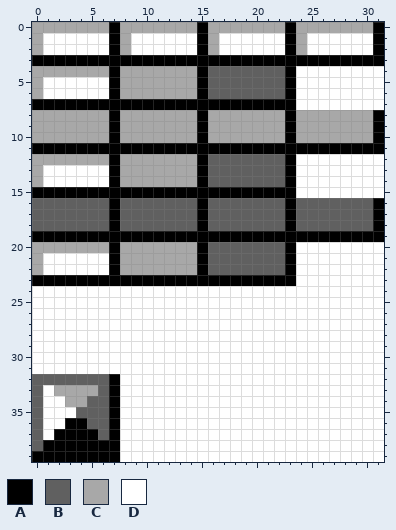
One commit to this pixel-art file: graphics/Bricks.aseprite. That is the earlier state.
32x40 pixels, 1 frame.
Palette (. is transparent): A #000000  B #606060  C #a8a8a8  D #ffffff
Pixels before, first column x 0:
 0 CCCCCCCACCCCCCCACCCCCCCACCCCCCCA
 1 CDDDDDDACDDDDDDACDDDDDDACDDDDDDA
 2 CDDDDDDACDDDDDDACDDDDDDACDDDDDDA
 3 AAAAAAAAAAAAAAAAAAAAAAAAAAAAAAAA
 4 CCCCCCCACCCCCCCABBBBBBBADDDDDDDD
 5 CDDDDDDACCCCCCCABBBBBBBADDDDDDDD
 6 CDDDDDDACCCCCCCABBBBBBBADDDDDDDD
 7 AAAAAAAAAAAAAAAAAAAAAAAADDDDDDDD
 8 CCCCCCCACCCCCCCACCCCCCCACCCCCCCA
 9 CCCCCCCACCCCCCCACCCCCCCACCCCCCCA
10 CCCCCCCACCCCCCCACCCCCCCACCCCCCCA
11 AAAAAAAAAAAAAAAAAAAAAAAAAAAAAAAA
12 CCCCCCCACCCCCCCABBBBBBBADDDDDDDD
13 CDDDDDDACCCCCCCABBBBBBBADDDDDDDD
14 CDDDDDDACCCCCCCABBBBBBBADDDDDDDD
15 AAAAAAAAAAAAAAAAAAAAAAAADDDDDDDD
16 BBBBBBBABBBBBBBABBBBBBBABBBBBBBA
17 BBBBBBBABBBBBBBABBBBBBBABBBBBBBA
18 BBBBBBBABBBBBBBABBBBBBBABBBBBBBA
19 AAAAAAAAAAAAAAAAAAAAAAAAAAAAAAAA
20 CCCCCCCACCCCCCCABBBBBBBADDDDDDDD
21 CDDDDDDACCCCCCCABBBBBBBADDDDDDDD
22 CDDDDDDACCCCCCCABBBBBBBADDDDDDDD
23 AAAAAAAAAAAAAAAAAAAAAAAADDDDDDDD
24 DDDDDDDDDDDDDDDDDDDDDDDDDDDDDDDD
25 DDDDDDDDDDDDDDDDDDDDDDDDDDDDDDDD
26 DDDDDDDDDDDDDDDDDDDDDDDDDDDDDDDD
27 DDDDDDDDDDDDDDDDDDDDDDDDDDDDDDDD
28 DDDDDDDDDDDDDDDDDDDDDDDDDDDDDDDD
29 DDDDDDDDDDDDDDDDDDDDDDDDDDDDDDDD
30 DDDDDDDDDDDDDDDDDDDDDDDDDDDDDDDD
31 DDDDDDDDDDDDDDDDDDDDDDDDDDDDDDDD
32 BBBBBBBADDDDDDDDDDDDDDDDDDDDDDDD
33 BDCCCCBADDDDDDDDDDDDDDDDDDDDDDDD
34 BDDCCBBADDDDDDDDDDDDDDDDDDDDDDDD
35 BDDDBBBADDDDDDDDDDDDDDDDDDDDDDDD
36 BDDAABBADDDDDDDDDDDDDDDDDDDDDDDD
37 BDAAAABADDDDDDDDDDDDDDDDDDDDDDDD
38 BAAAAAAADDDDDDDDDDDDDDDDDDDDDDDD
39 AAAAAAAADDDDDDDDDDDDDDDDDDDDDDDD
The same view after the edit:
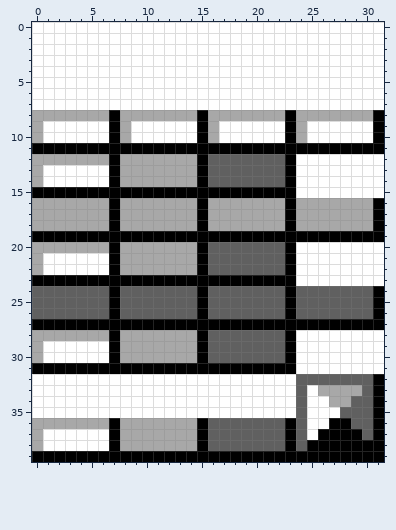
From old to new:
Changed rows in their new state; - is an unchanged pixel.
first column x 0:
 0 DDDDDDDDDDDDDDDDDDDDDDDDDDDDDDDD
 1 D------DD------DD------DD------D
 2 D------DD------DD------DD------D
 3 DDDDDDDDDDDDDDDDDDDDDDDDDDDDDDDD
 4 DDDDDDDDDDDDDDDDDDDDDDDD--------
 5 D------DDDDDDDDDDDDDDDDD--------
 6 D------DDDDDDDDDDDDDDDDD--------
 7 DDDDDDDDDDDDDDDDDDDDDDDD--------
 9 -DDDDDD--DDDDDD--DDDDDD--DDDDDD-
10 -DDDDDD--DDDDDD--DDDDDD--DDDDDD-
first column x 0:
16 CCCCCCC-CCCCCCC-CCCCCCC-CCCCCCC
17 CCCCCCC-CCCCCCC-CCCCCCC-CCCCCCC
18 CCCCCCC-CCCCCCC-CCCCCCC-CCCCCCC
first column x 0:
24 BBBBBBBABBBBBBBABBBBBBBABBBBBBBA
25 BBBBBBBABBBBBBBABBBBBBBABBBBBBBA
26 BBBBBBBABBBBBBBABBBBBBBABBBBBBBA
27 AAAAAAAAAAAAAAAAAAAAAAAAAAAAAAAA
28 CCCCCCCACCCCCCCABBBBBBBA--------
29 C------ACCCCCCCABBBBBBBA--------
30 C------ACCCCCCCABBBBBBBA--------
31 AAAAAAAAAAAAAAAAAAAAAAAA--------
32 DDDDDDDD----------------BBBBBBBA
33 D-DDDDDD----------------B-CCCCBA
34 D--DDDDD----------------B--CCBBA
35 D---DDDD----------------B---BBBA
36 CCCCCCC-CCCCCCCABBBBBBBAB--AABBA
37 C-DDDDD-CCCCCCCABBBBBBBAB-AAAABA
38 CDDDDDD-CCCCCCCABBBBBBBABAAAAAAA
39 --------AAAAAAAAAAAAAAAAAAAAAAAA
Where, in picture pixels (left, top, right, bottom), the same in both pictures:
changed: (32, 22, 384, 143)
changed: (32, 198, 373, 231)
changed: (32, 286, 384, 462)
